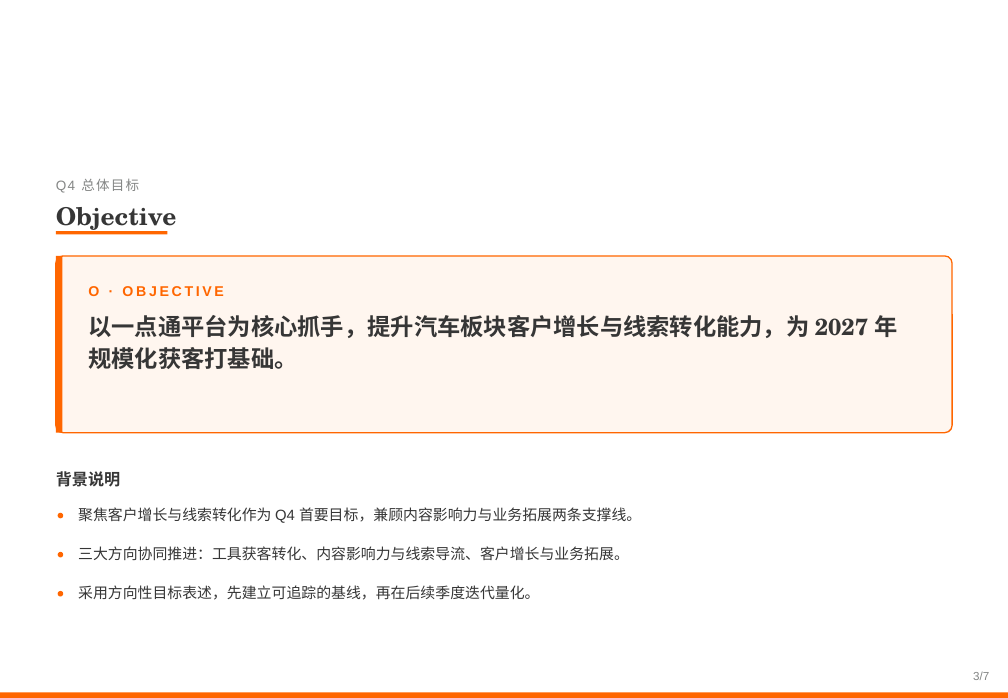
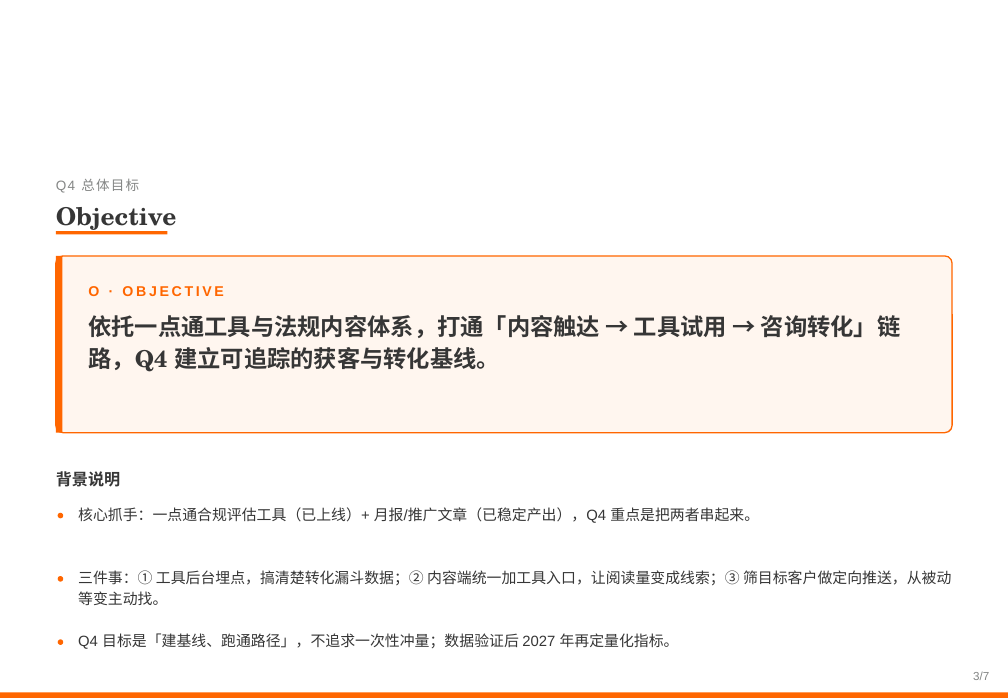
Before and after one commit to zhenghannah1228-boop/Auto-Reg-Monitor, a slide deck: slide 3 of 汽车板块Q4推广计划.pptx. Drawn at 1008x698 pixels with LibreOffice and Linux fonts; fonts in the diff are those of the drawing; background and template pictures are left out. Boxes give left, top, right and bottom in pixels: in the first picture for what was removed or moved away, otherwise in the second. Text is boxed around its words. In the diff, an @@ line names an element or a change of style, - is before the commit and + after.

```diff
--- a/汽车板块Q4推广计划.pptx
+++ b/汽车板块Q4推广计划.pptx
@@ text at [88, 315, 901, 372]: text changed @@
-以一点通平台为核心抓手，提升汽车板块客户增长与线索转化能力，为 2027 年规模化获客打基础。
+依托一点通工具与法规内容体系，打通「内容触达 → 工具试用 → 咨询转化」链路，Q4 建立可追踪的获客与转化基线。
@@ text at [78, 507, 759, 523]: text changed @@
-聚焦客户增长与线索转化作为 Q4 首要目标，兼顾内容影响力与业务拓展两条支撑线。
+核心抓手：一点通合规评估工具（已上线）+ 月报/推广文章（已稳定产出），Q4 重点是把两者串起来。
@@ ellipse: place and size @@
-ellipse at [58, 552, 63, 558]
+ellipse at [58, 576, 63, 582]
@@ text at [78, 570, 951, 605]: text changed @@
-三大方向协同推进：工具获客转化、内容影响力与线索导流、客户增长与业务拓展。
+三件事：① 工具后台埋点，搞清楚转化漏斗数据；② 内容端统一加工具入口，让阅读量变成线索；③ 筛目标客户做定向推送，从被动等变主动找。
@@ ellipse: place and size @@
-ellipse at [58, 591, 63, 597]
+ellipse at [58, 639, 63, 645]
@@ text at [78, 633, 679, 649]: text changed @@
-采用方向性目标表述，先建立可追踪的基线，再在后续季度迭代量化。
+Q4 目标是「建基线、跑通路径」，不追求一次性冲量；数据验证后 2027 年再定量化指标。
```
Also in this commit, not shown: 5 other slides changed.
